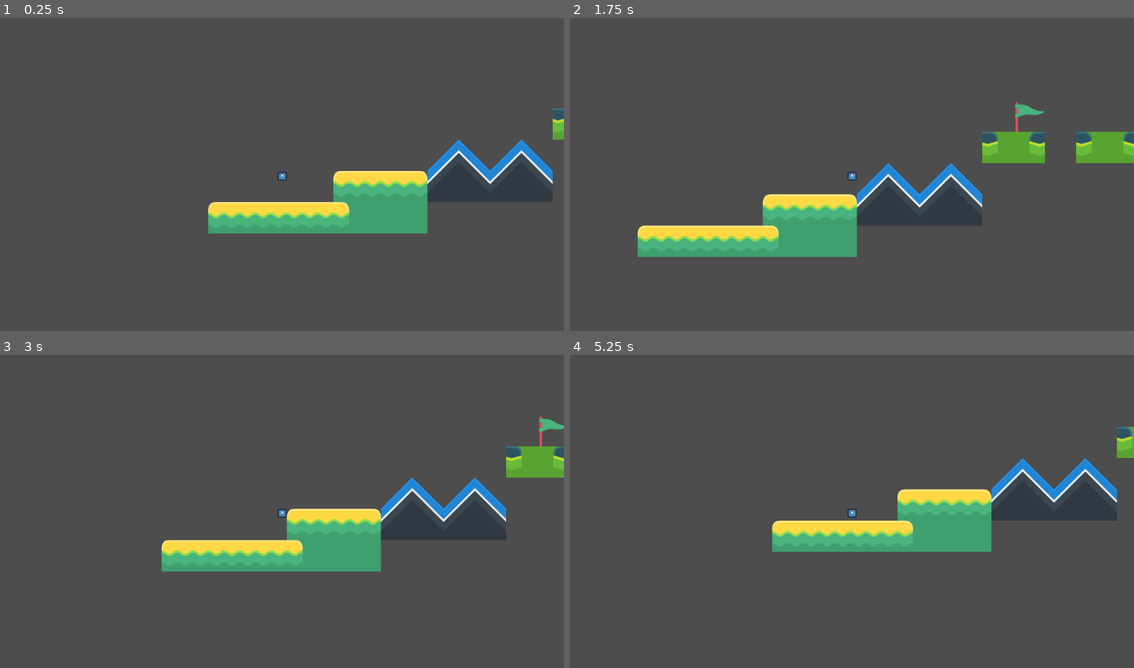
Above: before the commit, frames 1-4 (two rows, left to right).
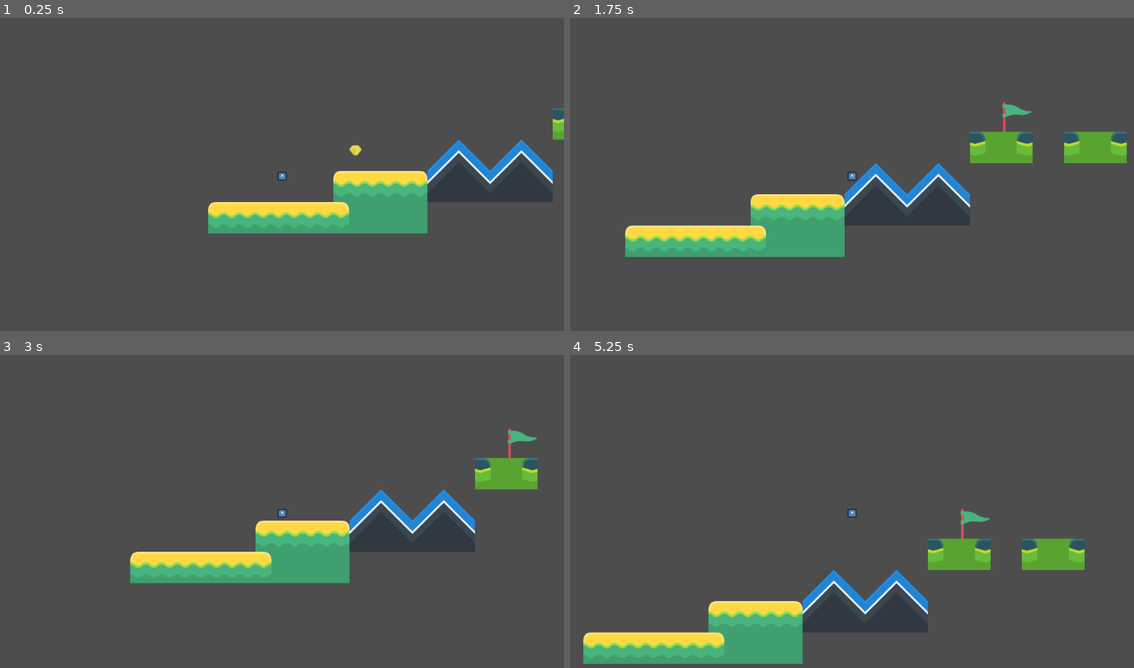
Above: after the commit, the same moments.

Repository: alwod/ADA-GameJam
Game: Godot game, scene res://levels/level_1.tscn
The game is run twice, just before and just after one commit, with the same random seed, the same clock (stepped at 60 frames per second) and the same inputs. The engine's default icon, where the game draws it, is replaced by a stand-in: a white triangle on a blue panel in a dark square.
Inputs:
- Up to frame 1 (0.25 s): no input
- Up to frame 2 (1.75 s): hold S (duck) 0.53-1.28 s; hold D (move_right) from 0.53 s (still down); tap Space (jump) at 0.77, 1.52 s; tap S (duck) at 1.35 s
- Up to frame 3 (3 s): release D (move_right) at 2.03 s; hold A (move_left) 2.03-2.78 s; hold S (duck) 2.03-2.78 s; hold D (move_right) from 2.78 s (still down); tap S (duck) at 2.85 s
- Up to frame 4 (5.25 s): tap Space (jump) at 3.02, 3.77, 4.52 s; hold S (duck) 3.53-4.28 s; release D (move_right) at 4.28 s; hold A (move_left) 4.28-5.03 s; tap S (duck) at 4.35 s; hold D (move_right) from 5.03 s (still down); hold S (duck) from 5.03 s (still down)

The runs differ from the first frame. In frame 1, less than 0.1% of the frame differs, in the area x 61-65%, y 40-44%; in frame 2, 4.9%; in frame 3, 11%; in frame 4, 19%, in the area x 2-100%, y 22-99%.

Commit message:
Removed collisions from some tiles and added coin collisison

Diff:
--- /dev/null
+++ b/source/coin.gd
@@ -0,0 +1,5 @@
+extends Area2D
+
+func _on_body_entered(body: Node2D) -> void:
+		print("Coin got!")
+		hide()
--- a/source/levels/coin.tscn
+++ b/source/coin.tscn
@@ -1,5 +1,6 @@
-[gd_scene load_steps=3 format=3 uid="uid://bsk54chxx04cd"]
+[gd_scene load_steps=4 format=3 uid="uid://bsk54chxx04cd"]
 
+[ext_resource type="Script" uid="uid://dduvxlv523edj" path="res://coin.gd" id="1_0t63x"]
 [ext_resource type="Texture2D" uid="uid://qe8vqtmg2wby" path="res://kenney_abstract-platformer/PNG/Items/yellowJewel.png" id="1_jd61m"]
 
 [sub_resource type="CircleShape2D" id="CircleShape2D_pdbca"]
@@ -8,9 +9,12 @@
 [node name="Coin" type="Node2D"]
 
 [node name="Area2D" type="Area2D" parent="."]
+script = ExtResource("1_0t63x")
 
 [node name="Sprite2D" type="Sprite2D" parent="Area2D"]
 texture = ExtResource("1_jd61m")
 
 [node name="CollisionShape2D" type="CollisionShape2D" parent="Area2D"]
 shape = SubResource("CircleShape2D_pdbca")
+
+[connection signal="body_entered" from="Area2D" to="Area2D" method="_on_body_entered"]
--- a/source/levels/level_1.tscn
+++ b/source/levels/level_1.tscn
@@ -1,7 +1,8 @@
-[gd_scene load_steps=5 format=4 uid="uid://c8btxc1wjq1pm"]
+[gd_scene load_steps=6 format=4 uid="uid://c8btxc1wjq1pm"]
 
 [ext_resource type="Texture2D" uid="uid://cajwu6wl5y1k7" path="res://kenney_abstract-platformer/Tilesheet/tilesheet_complete.png" id="1_vn7o3"]
 [ext_resource type="PackedScene" uid="uid://chfevr6ydp1ni" path="res://player/player_v3.tscn" id="2_jirdo"]
+[ext_resource type="PackedScene" uid="uid://bsk54chxx04cd" path="res://coin.tscn" id="3_bt44k"]
 
 [sub_resource type="TileSetAtlasSource" id="TileSetAtlasSource_jirdo"]
 texture = ExtResource("1_vn7o3")
@@ -25,11 +26,8 @@
 8:0/0 = 0
 8:0/0/physics_layer_0/polygon_0/points = PackedVector2Array(-32, -32, 32, -32, 32, 32, -32, 32)
 9:0/0 = 0
-9:0/0/physics_layer_0/polygon_0/points = PackedVector2Array(-32, -32, 32, -32, 32, 32, -32, 32)
 10:0/0 = 0
-10:0/0/physics_layer_0/polygon_0/points = PackedVector2Array(-32, -32, 32, -32, 32, 32, -32, 32)
 11:0/0 = 0
-11:0/0/physics_layer_0/polygon_0/points = PackedVector2Array(-32, -32, 32, -32, 32, 32, -32, 32)
 12:0/0 = 0
 12:0/0/physics_layer_0/polygon_0/points = PackedVector2Array(-32, -32, 32, -32, 32, 32, -32, 32)
 13:0/0 = 0
@@ -53,13 +51,13 @@
 0:1/0 = 0
 0:1/0/physics_layer_0/polygon_0/points = PackedVector2Array(-32, -32, 32, -32, 32, 32, -32, 32)
 1:1/0 = 0
-1:1/0/physics_layer_0/polygon_0/points = PackedVector2Array(-32, -32, 32, -32, 32, 32, -32, 32)
+1:1/0/physics_layer_0/polygon_0/points = PackedVector2Array(1.6934204, 0, 32, -32, 32, 32, -32, 32)
 2:1/0 = 0
-2:1/0/physics_layer_0/polygon_0/points = PackedVector2Array(-32, -32, 32, -32, 32, 32, -32, 32)
+2:1/0/physics_layer_0/polygon_0/points = PackedVector2Array(-32, -32, 0, 0.5644722, 32, 32, -32, 32)
 3:1/0 = 0
-3:1/0/physics_layer_0/polygon_0/points = PackedVector2Array(-32, -32, 32, -32, 32, 32, -32, 32)
+3:1/0/physics_layer_0/polygon_0/points = PackedVector2Array(1.6934204, 0, 32, -32, 32, 32, -32, 32)
 4:1/0 = 0
-4:1/0/physics_layer_0/polygon_0/points = PackedVector2Array(-32, -32, 32, -32, 32, 32, -32, 32)
+4:1/0/physics_layer_0/polygon_0/points = PackedVector2Array(-32, -32, 0, 0.5644722, 32, 32, -32, 32)
 5:1/0 = 0
 5:1/0/physics_layer_0/polygon_0/points = PackedVector2Array(-32, -32, 32, -32, 32, 32, -32, 32)
 6:1/0 = 0
@@ -69,11 +67,8 @@
 8:1/0 = 0
 8:1/0/physics_layer_0/polygon_0/points = PackedVector2Array(-32, -32, 32, -32, 32, 32, -32, 32)
 9:1/0 = 0
-9:1/0/physics_layer_0/polygon_0/points = PackedVector2Array(-32, -32, 32, -32, 32, 32, -32, 32)
 10:1/0 = 0
-10:1/0/physics_layer_0/polygon_0/points = PackedVector2Array(-32, -32, 32, -32, 32, 32, -32, 32)
 11:1/0 = 0
-11:1/0/physics_layer_0/polygon_0/points = PackedVector2Array(-32, -32, 32, -32, 32, 32, -32, 32)
 12:1/0 = 0
 12:1/0/physics_layer_0/polygon_0/points = PackedVector2Array(-32, -32, 32, -32, 32, 32, -32, 32)
 13:1/0 = 0
@@ -113,11 +108,8 @@
 8:2/0 = 0
 8:2/0/physics_layer_0/polygon_0/points = PackedVector2Array(-32, -32, 32, -32, 32, 32, -32, 32)
 9:2/0 = 0
-9:2/0/physics_layer_0/polygon_0/points = PackedVector2Array(-32, -32, 32, -32, 32, 32, -32, 32)
 10:2/0 = 0
-10:2/0/physics_layer_0/polygon_0/points = PackedVector2Array(-32, -32, 32, -32, 32, 32, -32, 32)
 11:2/0 = 0
-11:2/0/physics_layer_0/polygon_0/points = PackedVector2Array(-32, -32, 32, -32, 32, 32, -32, 32)
 12:2/0 = 0
 12:2/0/physics_layer_0/polygon_0/points = PackedVector2Array(-32, -32, 32, -32, 32, 32, -32, 32)
 13:2/0 = 0
@@ -157,11 +149,8 @@
 8:3/0 = 0
 8:3/0/physics_layer_0/polygon_0/points = PackedVector2Array(-32, -32, 32, -32, 32, 32, -32, 32)
 9:3/0 = 0
-9:3/0/physics_layer_0/polygon_0/points = PackedVector2Array(-32, -32, 32, -32, 32, 32, -32, 32)
 10:3/0 = 0
-10:3/0/physics_layer_0/polygon_0/points = PackedVector2Array(-32, -32, 32, -32, 32, 32, -32, 32)
 11:3/0 = 0
-11:3/0/physics_layer_0/polygon_0/points = PackedVector2Array(-32, -32, 32, -32, 32, 32, -32, 32)
 12:3/0 = 0
 12:3/0/physics_layer_0/polygon_0/points = PackedVector2Array(-32, -32, 32, -32, 32, 32, -32, 32)
 13:3/0 = 0
@@ -185,13 +174,13 @@
 0:4/0 = 0
 0:4/0/physics_layer_0/polygon_0/points = PackedVector2Array(-32, -32, 32, -32, 32, 32, -32, 32)
 1:4/0 = 0
-1:4/0/physics_layer_0/polygon_0/points = PackedVector2Array(-32, -32, 32, -32, 32, 32, -32, 32)
+1:4/0/physics_layer_0/polygon_0/points = PackedVector2Array(-2.2578964, 3.3868408, 32, -32, 32, 32, -32, 32)
 2:4/0 = 0
-2:4/0/physics_layer_0/polygon_0/points = PackedVector2Array(-32, -32, 32, -32, 32, 32, -32, 32)
+2:4/0/physics_layer_0/polygon_0/points = PackedVector2Array(-32, -32, -1.6934242, -0.564476, 32, 32, -32, 32)
 3:4/0 = 0
-3:4/0/physics_layer_0/polygon_0/points = PackedVector2Array(-32, -32, 32, -32, 32, 32, -32, 32)
+3:4/0/physics_layer_0/polygon_0/points = PackedVector2Array(-2.2578964, 3.3868408, 32, -32, 32, 32, -32, 32)
 4:4/0 = 0
-4:4/0/physics_layer_0/polygon_0/points = PackedVector2Array(-32, -32, 32, -32, 32, 32, -32, 32)
+4:4/0/physics_layer_0/polygon_0/points = PackedVector2Array(-32, -32, -1.6934242, -0.564476, 32, 32, -32, 32)
 5:4/0 = 0
 5:4/0/physics_layer_0/polygon_0/points = PackedVector2Array(-32, -32, 32, -32, 32, 32, -32, 32)
 6:4/0 = 0
@@ -201,11 +190,8 @@
 8:4/0 = 0
 8:4/0/physics_layer_0/polygon_0/points = PackedVector2Array(-32, -32, 32, -32, 32, 32, -32, 32)
 9:4/0 = 0
-9:4/0/physics_layer_0/polygon_0/points = PackedVector2Array(-32, -32, 32, -32, 32, 32, -32, 32)
 10:4/0 = 0
-10:4/0/physics_layer_0/polygon_0/points = PackedVector2Array(-32, -32, 32, -32, 32, 32, -32, 32)
 11:4/0 = 0
-11:4/0/physics_layer_0/polygon_0/points = PackedVector2Array(-32, -32, 32, -32, 32, 32, -32, 32)
 12:4/0 = 0
 12:4/0/physics_layer_0/polygon_0/points = PackedVector2Array(-32, -32, 32, -32, 32, 32, -32, 32)
 13:4/0 = 0
@@ -243,11 +229,8 @@
 8:5/0 = 0
 8:5/0/physics_layer_0/polygon_0/points = PackedVector2Array(-32, -32, 32, -32, 32, 32, -32, 32)
 9:5/0 = 0
-9:5/0/physics_layer_0/polygon_0/points = PackedVector2Array(-32, -32, 32, -32, 32, 32, -32, 32)
 10:5/0 = 0
-10:5/0/physics_layer_0/polygon_0/points = PackedVector2Array(-32, -32, 32, -32, 32, 32, -32, 32)
 11:5/0 = 0
-11:5/0/physics_layer_0/polygon_0/points = PackedVector2Array(-32, -32, 32, -32, 32, 32, -32, 32)
 12:5/0 = 0
 12:5/0/physics_layer_0/polygon_0/points = PackedVector2Array(-32, -32, 32, -32, 32, 32, -32, 32)
 13:5/0 = 0
@@ -287,11 +270,8 @@
 8:6/0 = 0
 8:6/0/physics_layer_0/polygon_0/points = PackedVector2Array(-32, -32, 32, -32, 32, 32, -32, 32)
 9:6/0 = 0
-9:6/0/physics_layer_0/polygon_0/points = PackedVector2Array(-32, -32, 32, -32, 32, 32, -32, 32)
 10:6/0 = 0
-10:6/0/physics_layer_0/polygon_0/points = PackedVector2Array(-32, -32, 32, -32, 32, 32, -32, 32)
 11:6/0 = 0
-11:6/0/physics_layer_0/polygon_0/points = PackedVector2Array(-32, -32, 32, -32, 32, 32, -32, 32)
 12:6/0 = 0
 12:6/0/physics_layer_0/polygon_0/points = PackedVector2Array(-32, -32, 32, -32, 32, 32, -32, 32)
 13:6/0 = 0
@@ -315,13 +295,13 @@
 0:7/0 = 0
 0:7/0/physics_layer_0/polygon_0/points = PackedVector2Array(-32, -32, 32, -32, 32, 32, -32, 32)
 1:7/0 = 0
-1:7/0/physics_layer_0/polygon_0/points = PackedVector2Array(-32, -32, 32, -32, 32, 32, -32, 32)
+1:7/0/physics_layer_0/polygon_0/points = PackedVector2Array(1.6934204, 0, 32, -32, 32, 32, -32, 32)
 2:7/0 = 0
-2:7/0/physics_layer_0/polygon_0/points = PackedVector2Array(-32, -32, 32, -32, 32, 32, -32, 32)
+2:7/0/physics_layer_0/polygon_0/points = PackedVector2Array(-32, -32, 0, 0.5644722, 32, 32, -32, 32)
 3:7/0 = 0
-3:7/0/physics_layer_0/polygon_0/points = PackedVector2Array(-32, -32, 32, -32, 32, 32, -32, 32)
+3:7/0/physics_layer_0/polygon_0/points = PackedVector2Array(1.6934204, 0, 32, -32, 32, 32, -32, 32)
 4:7/0 = 0
-4:7/0/physics_layer_0/polygon_0/points = PackedVector2Array(-32, -32, 32, -32, 32, 32, -32, 32)
+4:7/0/physics_layer_0/polygon_0/points = PackedVector2Array(-32, -32, 0, 0.5644722, 32, 32, -32, 32)
 5:7/0 = 0
 5:7/0/physics_layer_0/polygon_0/points = PackedVector2Array(-32, -32, 32, -32, 32, 32, -32, 32)
 6:7/0 = 0
@@ -331,11 +311,8 @@
 8:7/0 = 0
 8:7/0/physics_layer_0/polygon_0/points = PackedVector2Array(-32, -32, 32, -32, 32, 32, -32, 32)
 9:7/0 = 0
-9:7/0/physics_layer_0/polygon_0/points = PackedVector2Array(-32, -32, 32, -32, 32, 32, -32, 32)
 10:7/0 = 0
-10:7/0/physics_layer_0/polygon_0/points = PackedVector2Array(-32, -32, 32, -32, 32, 32, -32, 32)
 11:7/0 = 0
-11:7/0/physics_layer_0/polygon_0/points = PackedVector2Array(-32, -32, 32, -32, 32, 32, -32, 32)
 12:7/0 = 0
 12:7/0/physics_layer_0/polygon_0/points = PackedVector2Array(-32, -32, 32, -32, 32, 32, -32, 32)
 13:7/0 = 0
@@ -375,19 +352,12 @@
 8:8/0 = 0
 8:8/0/physics_layer_0/polygon_0/points = PackedVector2Array(-32, -32, 32, -32, 32, 32, -32, 32)
 9:8/0 = 0
-9:8/0/physics_layer_0/polygon_0/points = PackedVector2Array(-32, -32, 32, -32, 32, 32, -32, 32)
 10:8/0 = 0
-10:8/0/physics_layer_0/polygon_0/points = PackedVector2Array(-32, -32, 32, -32, 32, 32, -32, 32)
 11:8/0 = 0
-11:8/0/physics_layer_0/polygon_0/points = PackedVector2Array(-32, -32, 32, -32, 32, 32, -32, 32)
 12:8/0 = 0
-12:8/0/physics_layer_0/polygon_0/points = PackedVector2Array(-32, -32, 32, -32, 32, 32, -32, 32)
 13:8/0 = 0
-13:8/0/physics_layer_0/polygon_0/points = PackedVector2Array(-32, -32, 32, -32, 32, 32, -32, 32)
 14:8/0 = 0
-14:8/0/physics_layer_0/polygon_0/points = PackedVector2Array(-32, -32, 32, -32, 32, 32, -32, 32)
 15:8/0 = 0
-15:8/0/physics_layer_0/polygon_0/points = PackedVector2Array(-32, -32, 32, -32, 32, 32, -32, 32)
 16:8/0 = 0
 16:8/0/physics_layer_0/polygon_0/points = PackedVector2Array(-32, -32, 32, -32, 32, 32, -32, 32)
 17:8/0 = 0
@@ -419,11 +389,8 @@
 8:9/0 = 0
 8:9/0/physics_layer_0/polygon_0/points = PackedVector2Array(-32, -32, 32, -32, 32, 32, -32, 32)
 9:9/0 = 0
-9:9/0/physics_layer_0/polygon_0/points = PackedVector2Array(-32, -32, 32, -32, 32, 32, -32, 32)
 10:9/0 = 0
-10:9/0/physics_layer_0/polygon_0/points = PackedVector2Array(-32, -32, 32, -32, 32, 32, -32, 32)
 11:9/0 = 0
-11:9/0/physics_layer_0/polygon_0/points = PackedVector2Array(-32, -32, 32, -32, 32, 32, -32, 32)
 12:9/0 = 0
 12:9/0/physics_layer_0/polygon_0/points = PackedVector2Array(-32, -32, 32, -32, 32, 32, -32, 32)
 13:9/0 = 0
@@ -447,13 +414,11 @@
 0:10/0 = 0
 0:10/0/physics_layer_0/polygon_0/points = PackedVector2Array(-32, -32, 32, -32, 32, 32, -32, 32)
 1:10/0 = 0
-1:10/0/physics_layer_0/polygon_0/points = PackedVector2Array(-32, -32, 32, -32, 32, 32, -32, 32)
+1:10/0/physics_layer_0/polygon_0/points = PackedVector2Array(1.6934204, 0, 32, -32, 32, 32, -32, 32)
 2:10/0 = 0
-2:10/0/physics_layer_0/polygon_0/points = PackedVector2Array(-32, -32, 32, -32, 32, 32, -32, 32)
 3:10/0 = 0
-3:10/0/physics_layer_0/polygon_0/points = PackedVector2Array(-32, -32, 32, -32, 32, 32, -32, 32)
+3:10/0/physics_layer_0/polygon_0/points = PackedVector2Array(1.6934204, 0, 32, -32, 32, 32, -32, 32)
 4:10/0 = 0
-4:10/0/physics_layer_0/polygon_0/points = PackedVector2Array(-32, -32, 32, -32, 32, 32, -32, 32)
 5:10/0 = 0
 5:10/0/physics_layer_0/polygon_0/points = PackedVector2Array(-32, -32, 32, -32, 32, 32, -32, 32)
 6:10/0 = 0
@@ -463,11 +428,8 @@
 8:10/0 = 0
 8:10/0/physics_layer_0/polygon_0/points = PackedVector2Array(-32, -32, 32, -32, 32, 32, -32, 32)
 9:10/0 = 0
-9:10/0/physics_layer_0/polygon_0/points = PackedVector2Array(-32, -32, 32, -32, 32, 32, -32, 32)
 10:10/0 = 0
-10:10/0/physics_layer_0/polygon_0/points = PackedVector2Array(-32, -32, 32, -32, 32, 32, -32, 32)
 11:10/0 = 0
-11:10/0/physics_layer_0/polygon_0/points = PackedVector2Array(-32, -32, 32, -32, 32, 32, -32, 32)
 12:10/0 = 0
 12:10/0/physics_layer_0/polygon_0/points = PackedVector2Array(-32, -32, 32, -32, 32, 32, -32, 32)
 13:10/0 = 0
@@ -477,17 +439,11 @@
 15:10/0 = 0
 15:10/0/physics_layer_0/polygon_0/points = PackedVector2Array(-32, -32, 32, -32, 32, 32, -32, 32)
 16:10/0 = 0
-16:10/0/physics_layer_0/polygon_0/points = PackedVector2Array(-32, -32, 32, -32, 32, 32, -32, 32)
 17:10/0 = 0
-17:10/0/physics_layer_0/polygon_0/points = PackedVector2Array(-32, -32, 32, -32, 32, 32, -32, 32)
 18:10/0 = 0
-18:10/0/physics_layer_0/polygon_0/points = PackedVector2Array(-32, -32, 32, -32, 32, 32, -32, 32)
 19:10/0 = 0
-19:10/0/physics_layer_0/polygon_0/points = PackedVector2Array(-32, -32, 32, -32, 32, 32, -32, 32)
 20:10/0 = 0
-20:10/0/physics_layer_0/polygon_0/points = PackedVector2Array(-32, -32, 32, -32, 32, 32, -32, 32)
 21:10/0 = 0
-21:10/0/physics_layer_0/polygon_0/points = PackedVector2Array(-32, -32, 32, -32, 32, 32, -32, 32)
 0:11/0 = 0
 0:11/0/physics_layer_0/polygon_0/points = PackedVector2Array(-32, -32, 32, -32, 32, 32, -32, 32)
 1:11/0 = 0
@@ -507,11 +463,8 @@
 8:11/0 = 0
 8:11/0/physics_layer_0/polygon_0/points = PackedVector2Array(-32, -32, 32, -32, 32, 32, -32, 32)
 9:11/0 = 0
-9:11/0/physics_layer_0/polygon_0/points = PackedVector2Array(-32, -32, 32, -32, 32, 32, -32, 32)
 10:11/0 = 0
-10:11/0/physics_layer_0/polygon_0/points = PackedVector2Array(-32, -32, 32, -32, 32, 32, -32, 32)
 11:11/0 = 0
-11:11/0/physics_layer_0/polygon_0/points = PackedVector2Array(-32, -32, 32, -32, 32, 32, -32, 32)
 12:11/0 = 0
 12:11/0/physics_layer_0/polygon_0/points = PackedVector2Array(-32, -32, 32, -32, 32, 32, -32, 32)
 13:11/0 = 0
@@ -521,17 +474,11 @@
 15:11/0 = 0
 15:11/0/physics_layer_0/polygon_0/points = PackedVector2Array(-32, -32, 32, -32, 32, 32, -32, 32)
 16:11/0 = 0
-16:11/0/physics_layer_0/polygon_0/points = PackedVector2Array(-32, -32, 32, -32, 32, 32, -32, 32)
 17:11/0 = 0
-17:11/0/physics_layer_0/polygon_0/points = PackedVector2Array(-32, -32, 32, -32, 32, 32, -32, 32)
 18:11/0 = 0
-18:11/0/physics_layer_0/polygon_0/points = PackedVector2Array(-32, -32, 32, -32, 32, 32, -32, 32)
 19:11/0 = 0
-19:11/0/physics_layer_0/polygon_0/points = PackedVector2Array(-32, -32, 32, -32, 32, 32, -32, 32)
 20:11/0 = 0
-20:11/0/physics_layer_0/polygon_0/points = PackedVector2Array(-32, -32, 32, -32, 32, 32, -32, 32)
 21:11/0 = 0
-21:11/0/physics_layer_0/polygon_0/points = PackedVector2Array(-32, -32, 32, -32, 32, 32, -32, 32)
 
 [sub_resource type="TileSet" id="TileSet_bt44k"]
 tile_size = Vector2i(64, 64)
@@ -548,3 +495,6 @@
 
 [node name="CharacterBody2D" parent="." instance=ExtResource("2_jirdo")]
 position = Vector2(-62, -48)
+
+[node name="Coin" parent="." instance=ExtResource("3_bt44k")]
+position = Vector2(88, -88)
Not shown, added: source/coin.gd.uid
